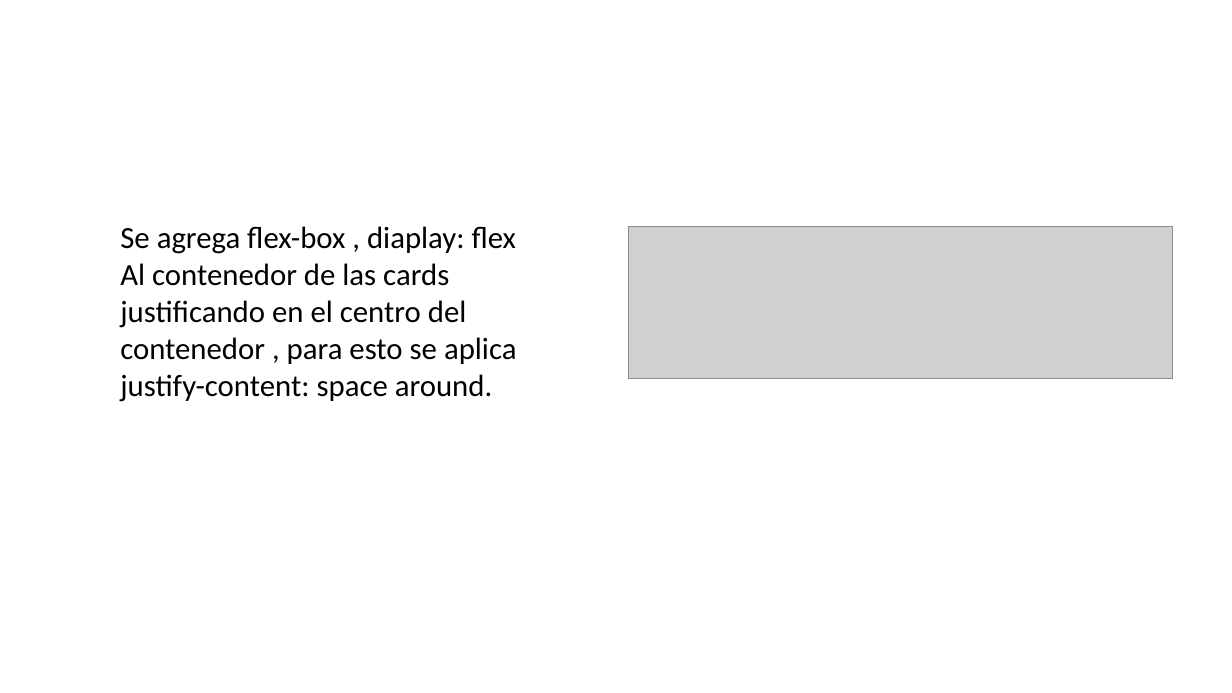
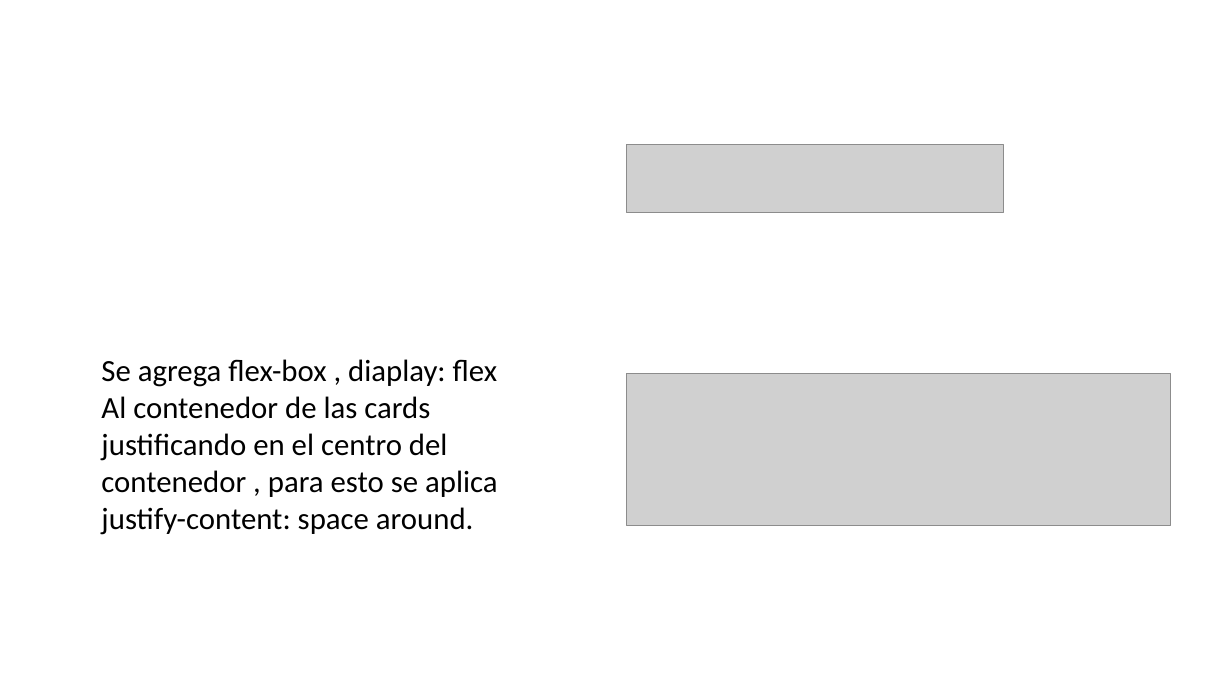
Before and after one commit to jogard24/modificarflexbox, a slide deck: slide 3 of presentacionpptx/flexbox.pptx. Drawn at 1232x693 pixels with LibreOffice and Linux fonts; fonts in the diff are those of the drawing; grey boxes stand for pictures; background and template pictures are left out. Boxes give left, top, right and bottom in pixels: in the first picture for what was removed or moved away, otherwise in the second. Text is boxed around its words. In the diff, an @@ line names an element or a change of style, - is before the commit and + after.

Commit message:
actualizacion

```diff
--- a/presentacionpptx/flexbox.pptx
+++ b/presentacionpptx/flexbox.pptx
@@ picture added at [627,144,1003,213] @@
@@ text "Se agrega flex-box , diaplay: ...": place and size @@
-text "Se agrega flex-box , diaplay: ..." at [120,226,517,402]
+text "Se agrega flex-box , diaplay: ..." at [101,359,498,535]
@@ picture: place and size @@
-picture at [628,227,1173,380]
+picture at [627,373,1171,526]
```
